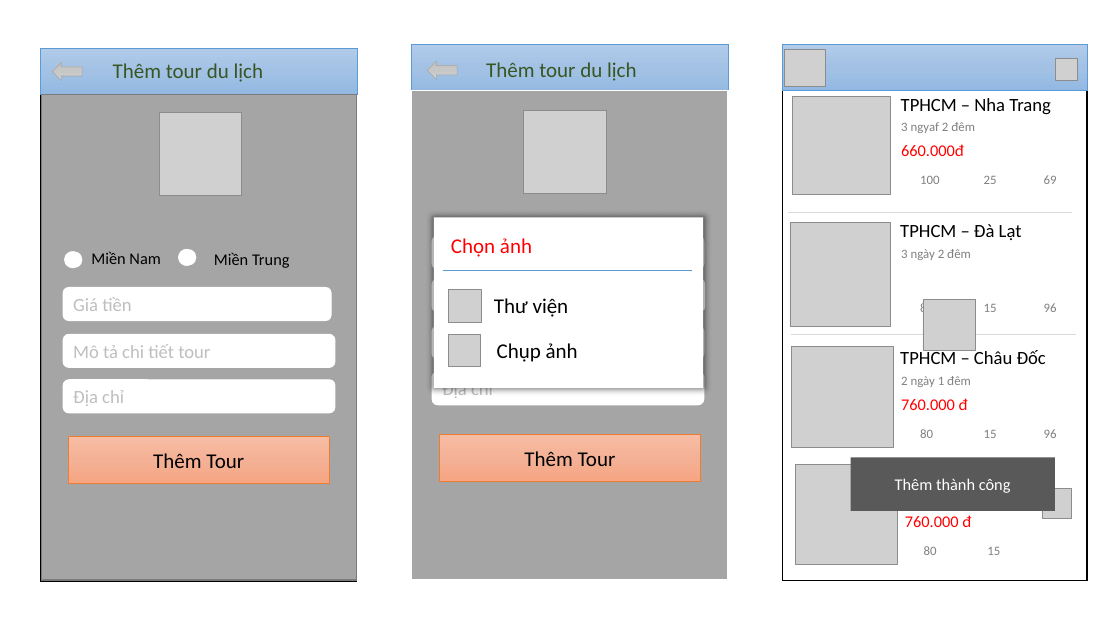
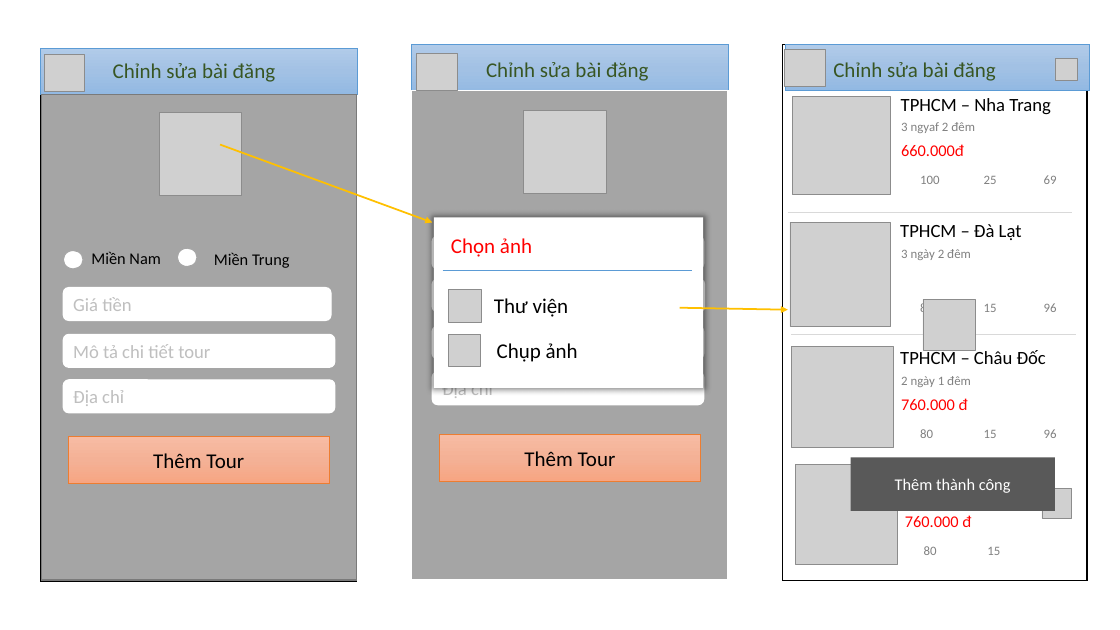
Before and after one commit to conghoangv624/Chuy-n-dd-nh-m-6, a slide deck: slide 17 of Document/CD1-Nhom6-Full.pptx. Drawn at 1120x630 pixels with LibreOffice and Linux fonts; fonts in the diff are those of the drawing; grey boxes stand for pictures; background and template pictures are left out. Boxes give left, top, right and bottom in pixels: in the first picture for what was removed or moved away, otherwise in the second. Text is boxed around its words. In the diff, an @@ line names an element or a change of style, - is before the commit and + after.

```diff
--- a/Document/CD1-Nhom6-Full.pptx
+++ b/Document/CD1-Nhom6-Full.pptx
@@ picture added at (x1=44, y1=55, x2=85, y2=92) @@
@@ picture added at (x1=417, y1=54, x2=458, y2=91) @@
@@ right arrow removed at (x1=52, y1=62, x2=82, y2=81) @@
@@ text at (x1=113, y1=63, x2=276, y2=82): text changed @@
-Thêm tour du lịch
+Chỉnh sửa bài đăng
@@ right arrow removed at (x1=428, y1=61, x2=458, y2=80) @@
@@ text at (x1=486, y1=62, x2=649, y2=81): text changed @@
-Thêm tour du lịch
+Chỉnh sửa bài đăng
@@ text added at (x1=833, y1=62, x2=996, y2=81), 18 pt, text #385723 @@
+Chỉnh sửa bài đăng
@@ arrow added from (220, 145) to (433, 223), #FFC000 1.5 pt @@
@@ arrow added from (680, 308) to (788, 310), #FFC000 1.5 pt @@
```
Also in this commit, not shown: 15 other slides changed, 4 slides added, 3 slides removed.
